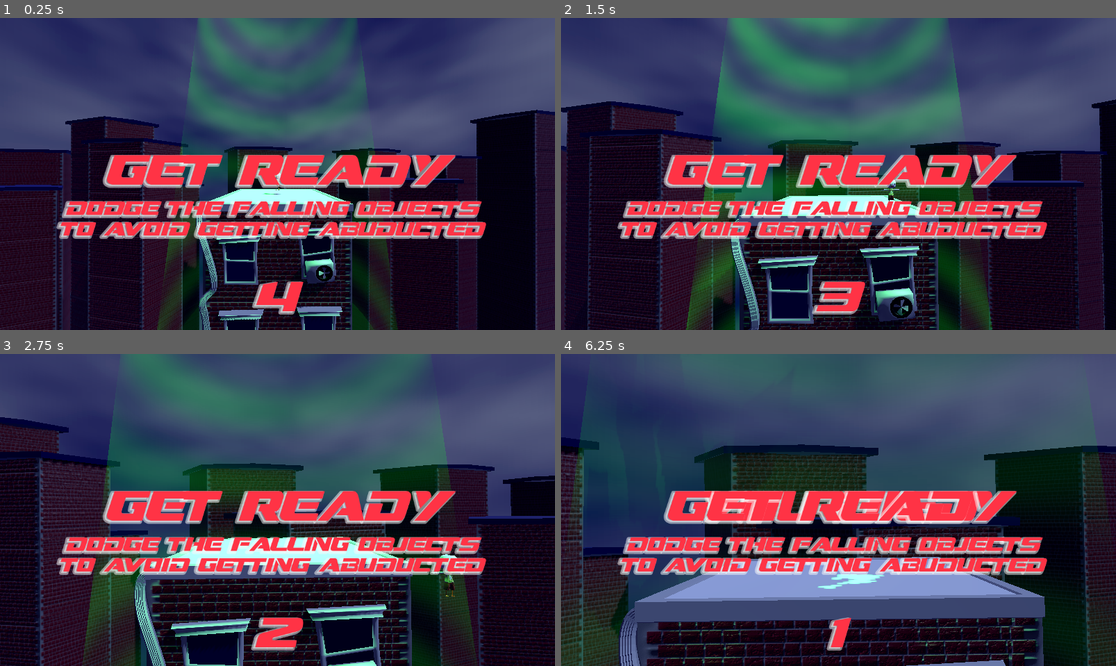
Above: before the commit, frames 1-4 (two rows, left to right).
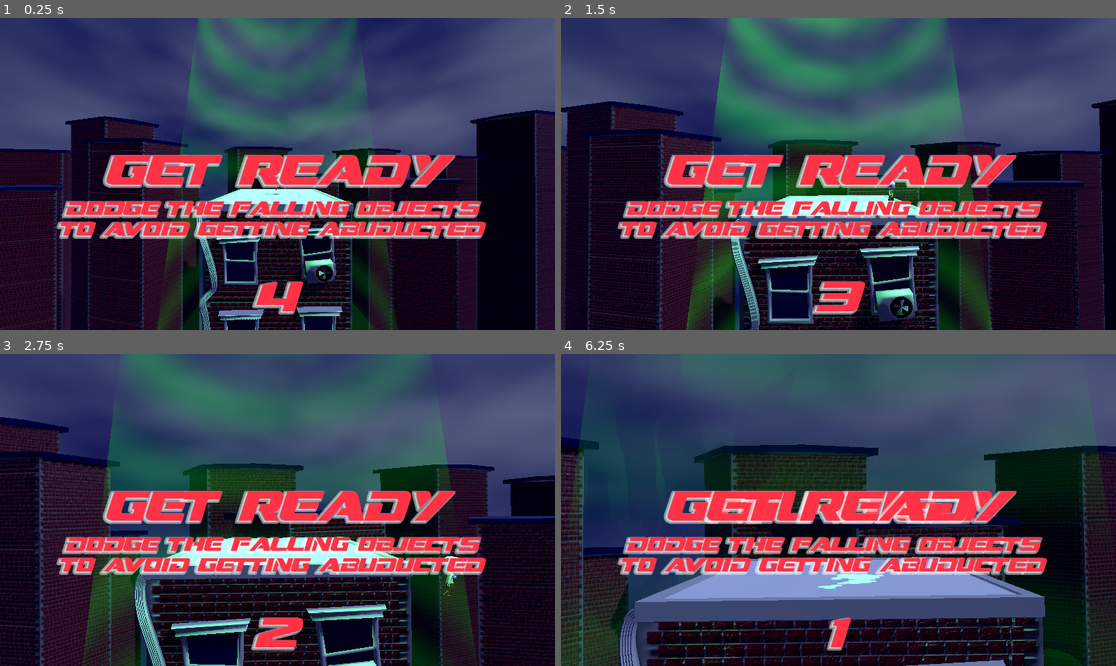
Above: after the commit, the same moments.

Repository: devlup-fsu/skyfall
Game: Godot game, scene res://main.tscn
Two runs of this game, one before a commit and one after it. Both use one fixed random seed, a clock stepped at 60 frames per second and the inputs below.
Inputs:
- Up to frame 1 (0.25 s): no input
- Up to frame 2 (1.5 s): tap Enter (ui_accept) at 0.5, 0.77 s; hold Right (ui_right) 0.53-1.28 s; hold Down (ui_down) from 1.28 s (still down)
- Up to frame 3 (2.75 s): tap Enter (ui_accept) at 1.52 s; release Down (ui_down) at 2.03 s; hold Right (ui_right) from 2.03 s (still down)
- Up to frame 4 (6.25 s): release Right (ui_right) at 2.78 s; hold Up (ui_up) 2.78-3.53 s; tap Enter (ui_accept) at 3.02, 3.77, 4.52, 6.02 s; hold Left (ui_left) 3.53-5.03 s; hold Down (ui_down) 5.03-5.78 s; hold Right (ui_right) from 5.78 s (still down)

The runs differ from the first frame. In frame 1, less than 0.1% of the frame differs, in the area x 47-51%, y 49-57%; in frame 2, less than 0.1%; in frame 3, 0.2%, in the area x 77-85%, y 62-78%; in frame 4, 0.1%.

Commit message:
adds animated chicken

Diff:
--- /dev/null
+++ b/M_beam.tres
@@ -0,0 +1,7 @@
+[gd_resource type="ShaderMaterial" load_steps=2 format=3 uid="uid://br4sy2tab42kj"]
+
+[ext_resource type="Shader" uid="uid://cujwx5pe0yoda" path="res://assets/environment/tractor_beam.tres" id="1_662uj"]
+
+[resource]
+render_priority = 0
+shader = ExtResource("1_662uj")
--- a/assets/environment/tractor_beam.tres
+++ b/assets/environment/tractor_beam.tres
@@ -125,7 +125,6 @@
 
 }
 "
-graph_offset = Vector2(-97.6915, 27.3994)
 modes/cull = 1
 nodes/fragment/2/node = SubResource("VisualShaderNodeInput_4ill3")
 nodes/fragment/2/position = Vector2(-1740, 540)
--- a/main.tscn
+++ b/main.tscn
@@ -1,11 +1,11 @@
-[gd_scene load_steps=18 format=3 uid="uid://fybptm0p1tp0"]
+[gd_scene load_steps=17 format=3 uid="uid://fybptm0p1tp0"]
 
 [ext_resource type="Script" path="res://main.gd" id="1_8bcrm"]
 [ext_resource type="PackedScene" uid="uid://bbih0qxro67if" path="res://level.tscn" id="1_jlwn7"]
 [ext_resource type="PackedScene" uid="uid://cp1aus3t5g4tc" path="res://player.tscn" id="2_qk7fg"]
 [ext_resource type="FontFile" uid="uid://bwmhxjxrqp5yd" path="res://assets/fonts/Dream MMA.ttf" id="4_rshkr"]
 [ext_resource type="AudioStream" uid="uid://c5m6bfic44e61" path="res://assets/sound/scfijam.mp3" id="5_napq4"]
-[ext_resource type="Shader" uid="uid://cujwx5pe0yoda" path="res://assets/environment/tractor_beam.tres" id="5_vfaoo"]
+[ext_resource type="Material" uid="uid://br4sy2tab42kj" path="res://M_beam.tres" id="5_yjprv"]
 
 [sub_resource type="LabelSettings" id="LabelSettings_sei0p"]
 font = ExtResource("4_rshkr")
@@ -62,12 +62,8 @@
 volumetric_fog_albedo = Color(0.2, 0.278431, 0.709804, 1)
 volumetric_fog_emission = Color(0.0705882, 0.423529, 0.141176, 1)
 
-[sub_resource type="ShaderMaterial" id="ShaderMaterial_hpu41"]
-render_priority = 0
-shader = ExtResource("5_vfaoo")
-
 [sub_resource type="CylinderMesh" id="CylinderMesh_2qo4o"]
-material = SubResource("ShaderMaterial_hpu41")
+material = ExtResource("5_yjprv")
 top_radius = 0.0
 bottom_radius = 10.029
 height = 94.902
@@ -179,7 +175,7 @@
 
 [node name="AudioStreamPlayer" type="AudioStreamPlayer" parent="."]
 stream = ExtResource("5_napq4")
-volume_db = -80.0
+volume_db = -12.0
 autoplay = true
 
 [node name="SpotLight3D" type="SpotLight3D" parent="."]
--- a/player.gd
+++ b/player.gd
@@ -1,6 +1,8 @@
 class_name Player extends CharacterBody3D
 
 var alive = true
+
+@onready var playermodel = $Node3D/PlayerModel
 
 const SPEED = 5.0
 const JUMP_VELOCITY = 4.5
@@ -12,8 +14,12 @@
 func _physics_process(delta):
 	# Add the gravity.
 	if not alive:
+		if playermodel.run:
+				playermodel.switch_state()
 		rotation_degrees.x = 90
+		rotation_degrees.y += 0.5
 		global_position.y += 0.02
+		$orb.visible = true
 	else:
 		if not is_on_floor():
 			velocity.y -= gravity * delta
@@ -25,11 +31,19 @@
 		# Get the input direction and handle the movement/deceleration.
 		# As good practice, you should replace UI actions with custom gameplay actions.
 		var input_dir = Input.get_vector("ui_left", "ui_right", "ui_up", "ui_down")
-		var direction = (transform.basis * Vector3(input_dir.x, 0, input_dir.y)).normalized()
+		var direction = Vector3(input_dir.x, 0, input_dir.y).normalized() # (transform.basis * Vector3(input_dir.x, 0, input_dir.y)).normalized()
 		if direction:
+			if not playermodel.run:
+				playermodel.switch_state()
 			velocity.x = direction.x * SPEED
 			velocity.z = direction.z * SPEED
+
+			look_at(Vector3.FORWARD.rotated(Vector3.UP, rotation.y).lerp(direction*-1 , 0.5) + position)
+			if Vector3.FORWARD.rotated(Vector3.UP, rotation.y).lerp(direction*-1 , 0.5).length() < 0.01:
+				look_at(direction*-1 + position)
 		else:
+			if playermodel.run:
+				playermodel.switch_state()
 			velocity.x = move_toward(velocity.x, 0, SPEED)
 			velocity.z = move_toward(velocity.z, 0, SPEED)
 
--- a/player.tscn
+++ b/player.tscn
@@ -1,11 +1,15 @@
-[gd_scene load_steps=5 format=3 uid="uid://cp1aus3t5g4tc"]
+[gd_scene load_steps=6 format=3 uid="uid://cp1aus3t5g4tc"]
 
 [ext_resource type="Script" path="res://player.gd" id="1_yobj7"]
-[ext_resource type="PackedScene" uid="uid://ce6s7lhi0m5wa" path="res://assets/character/Chicken.glb" id="2_rlmhl"]
+[ext_resource type="PackedScene" uid="uid://faerioeyo3l8" path="res://player_model.tscn" id="3_kesqr"]
+[ext_resource type="Material" uid="uid://br4sy2tab42kj" path="res://M_beam.tres" id="3_wlr6h"]
 
 [sub_resource type="CapsuleShape3D" id="CapsuleShape3D_fsk3w"]
 
-[sub_resource type="CapsuleMesh" id="CapsuleMesh_ueybq"]
+[sub_resource type="SphereMesh" id="SphereMesh_n12ki"]
+material = ExtResource("3_wlr6h")
+radius = 1.15
+height = 2.3
 
 [node name="player" type="CharacterBody3D"]
 floor_block_on_wall = false
@@ -15,9 +19,11 @@
 [node name="CollisionShape3D" type="CollisionShape3D" parent="."]
 shape = SubResource("CapsuleShape3D_fsk3w")
 
-[node name="MeshInstance3D" type="MeshInstance3D" parent="."]
+[node name="Node3D" type="Node3D" parent="."]
+transform = Transform3D(-4.37114e-08, 0, -1, 0, 1, 0, 1, 0, -4.37114e-08, 0, -1, 0)
+
+[node name="PlayerModel" parent="Node3D" instance=ExtResource("3_kesqr")]
+
+[node name="orb" type="MeshInstance3D" parent="."]
 visible = false
-mesh = SubResource("CapsuleMesh_ueybq")
-
-[node name="Chicken" parent="." instance=ExtResource("2_rlmhl")]
-transform = Transform3D(0.0357019, 0, -0.999362, 0, 1, 0, 0.999362, 0, 0.0357019, 0, -0.977726, 0)
+mesh = SubResource("SphereMesh_n12ki")
--- /dev/null
+++ b/player_model.gd
@@ -0,0 +1,24 @@
+extends Node3D
+
+
+var run = false
+
+# Called when the node enters the scene tree for the first time.
+func _ready():
+	$AnimationTree.set("parameters/conditions/run", false)
+	$AnimationTree.set("parameters/conditions/idle", true)
+
+
+# Called every frame. 'delta' is the elapsed time since the previous frame.
+func _process(delta):
+	pass
+
+func switch_state():
+	if run:
+		run = false
+		$AnimationTree.set("parameters/conditions/run", false)
+		$AnimationTree.set("parameters/conditions/idle", true)
+	else:
+		run = true
+		$AnimationTree.set("parameters/conditions/run", true)
+		$AnimationTree.set("parameters/conditions/idle", false)
--- /dev/null
+++ b/player_model.tscn
@@ -0,0 +1,62 @@
+[gd_scene load_steps=9 format=3 uid="uid://faerioeyo3l8"]
+
+[ext_resource type="PackedScene" uid="uid://c7jgg8e6p6map" path="res://assets/character/ChickenAnimated.glb" id="1_vypd0"]
+[ext_resource type="Script" path="res://player_model.gd" id="2_4qabh"]
+
+[sub_resource type="AnimationNodeAnimation" id="AnimationNodeAnimation_q3h8x"]
+animation = &"Idle"
+
+[sub_resource type="AnimationNodeAnimation" id="AnimationNodeAnimation_gr71n"]
+animation = &"Run"
+
+[sub_resource type="AnimationNodeStateMachineTransition" id="AnimationNodeStateMachineTransition_kqiq5"]
+xfade_time = 0.5
+advance_mode = 2
+advance_condition = &"idle"
+
+[sub_resource type="AnimationNodeStateMachineTransition" id="AnimationNodeStateMachineTransition_bau7y"]
+xfade_time = 0.25
+advance_mode = 2
+advance_condition = &"run"
+
+[sub_resource type="AnimationNodeStateMachineTransition" id="AnimationNodeStateMachineTransition_ghf6q"]
+xfade_time = 0.25
+advance_mode = 2
+advance_condition = &"idle"
+
+[sub_resource type="AnimationNodeStateMachine" id="AnimationNodeStateMachine_6a1dj"]
+states/Idle/node = SubResource("AnimationNodeAnimation_q3h8x")
+states/Idle/position = Vector2(324.667, 178)
+states/Run/node = SubResource("AnimationNodeAnimation_gr71n")
+states/Run/position = Vector2(500, 224.667)
+states/Start/position = Vector2(163.333, 94.6667)
+transitions = ["Start", "Idle", SubResource("AnimationNodeStateMachineTransition_kqiq5"), "Idle", "Run", SubResource("AnimationNodeStateMachineTransition_bau7y"), "Run", "Idle", SubResource("AnimationNodeStateMachineTransition_ghf6q")]
+
+[node name="PlayerModel" instance=ExtResource("1_vypd0")]
+script = ExtResource("2_4qabh")
+
+[node name="Skeleton3D" parent="Armature" index="0"]
+bones/0/rotation = Quaternion(-2.98023e-08, 1.19209e-07, 3.19734e-36, 1)
+bones/3/rotation = Quaternion(-0.0125074, 7.34192e-15, -2.98199e-09, 0.999922)
+bones/4/rotation = Quaternion(0.709885, -1.26496e-14, 1.6925e-07, 0.704318)
+bones/5/rotation = Quaternion(0.574552, -0.0117987, -0.00419568, 0.818372)
+bones/6/rotation = Quaternion(0.0914484, -0.00376508, -0.022784, 0.995542)
+bones/7/rotation = Quaternion(-0.0385882, -7.14406e-14, -9.20013e-09, 0.999255)
+bones/8/rotation = Quaternion(-0.713145, 1.11022e-16, -1.70027e-07, 0.701017)
+bones/9/rotation = Quaternion(-0.535459, 0.000613955, -0.00146829, 0.84456)
+bones/10/rotation = Quaternion(-0.160273, 0.0135688, -0.00961186, 0.986933)
+bones/11/rotation = Quaternion(-0.0012666, -2.86403e-14, -3.0198e-10, 0.999999)
+bones/12/rotation = Quaternion(-7.01209e-08, 0.370633, 0.928779, -2.7982e-08)
+bones/14/rotation = Quaternion(0.0127924, 1.07006e-14, 1.9316e-09, 0.999918)
+bones/15/rotation = Quaternion(-6.58974e-08, -4.08727e-08, 0.707107, 0.707107)
+bones/16/rotation = Quaternion(0.943769, 3.94114e-08, -1.12506e-07, -0.330607)
+bones/17/rotation = Quaternion(-0.321039, 7.40591e-15, 7.65417e-08, 0.947066)
+bones/18/rotation = Quaternion(-0.0128224, -3.52351e-15, 3.0571e-09, 0.999918)
+bones/19/rotation = Quaternion(-2.3971e-07, -7.11228e-08, -0.707107, 0.707107)
+
+[node name="AnimationTree" type="AnimationTree" parent="." index="2"]
+tree_root = SubResource("AnimationNodeStateMachine_6a1dj")
+anim_player = NodePath("../AnimationPlayer")
+active = true
+parameters/conditions/idle = false
+parameters/conditions/run = false
Binary file added: assets/character/ChickenAnimated.glb
Not shown, added: assets/character/ChickenAnimated.glb.import
Binary file added: assets/character/ChickenAnimated_basecolor.png
Not shown, added: assets/character/ChickenAnimated_basecolor.png.import
Binary file added: assets/character/ChickenAnimated_chicken_legs.png
Not shown, added: assets/character/ChickenAnimated_chicken_legs.png.import
Binary file added: assets/character/ChickenAnimated_normal.png
Not shown, added: assets/character/ChickenAnimated_normal.png.import
Binary file added: assets/character/ChickenAnimated_shirt-stripes.png
Not shown, added: assets/character/ChickenAnimated_shirt-stripes.png.import
